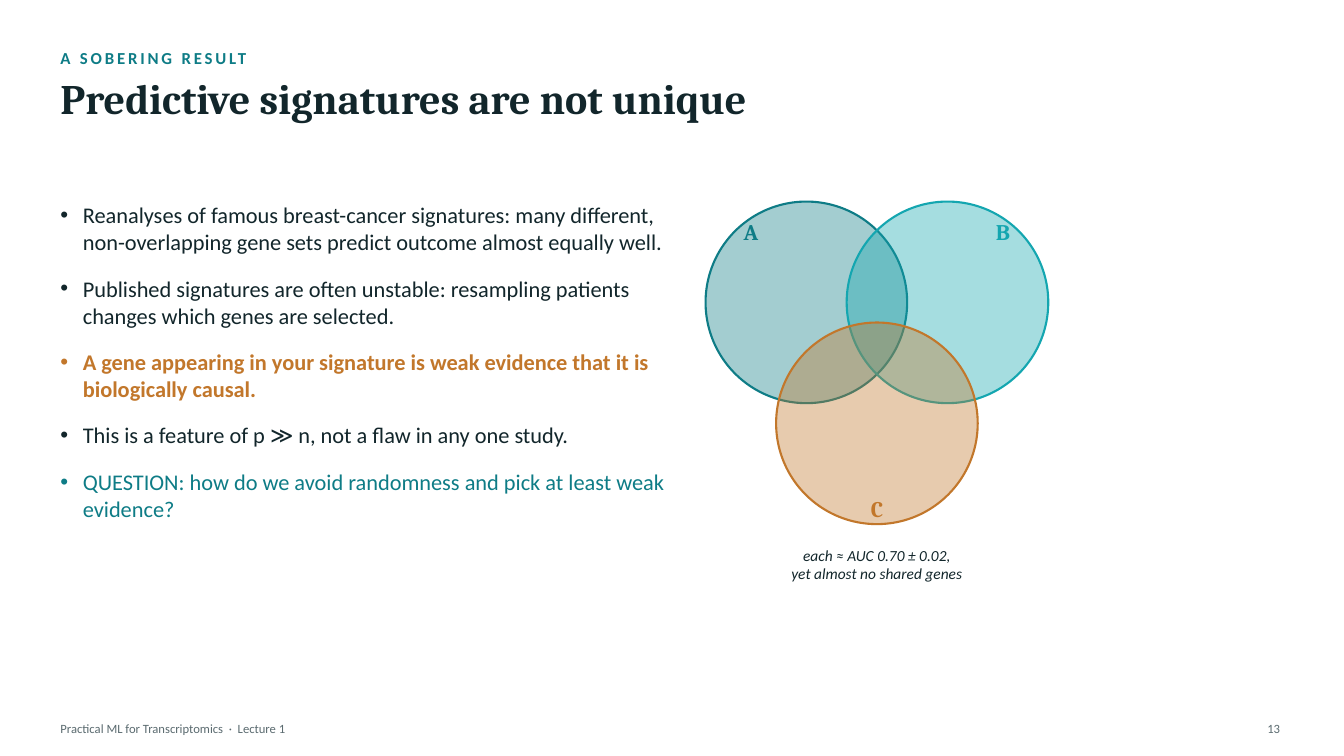
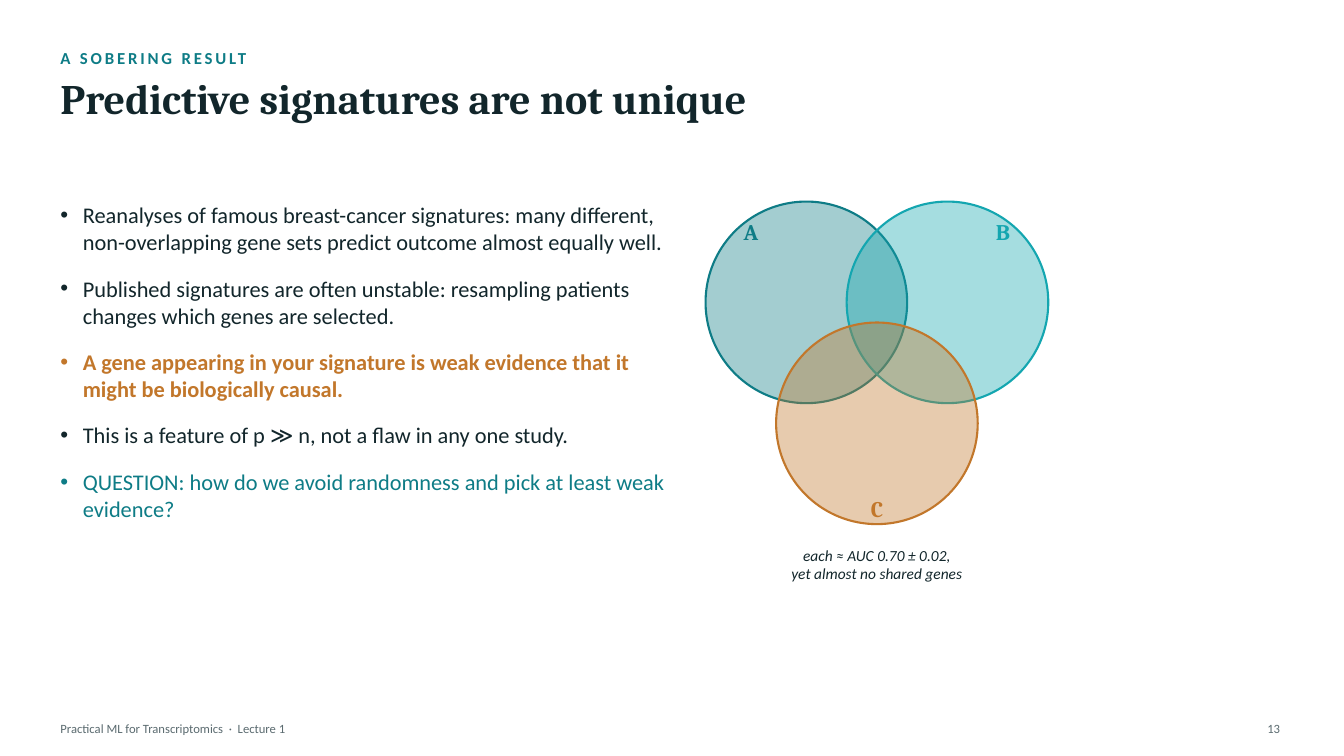
Before and after one commit to zhanyinx/ml26, a slide deck: slide 13 of lessons/lesson01_biological_question/theory/slides/Lecture1 - From Biological Question to ML Problem.pptx. Drawn at 1344x756 pixels with LibreOffice and Linux fonts; fonts in the diff are those of the drawing. Boxes give left, top, right and bottom in pixels: in the first picture for what was removed or moved away, otherwise in the second. Text is boxed around its words. In the diff, an @@ line names an element or a change of style, - is before the commit and + after.

```diff
--- a/lessons/lesson01_biological_question/theory/slides/Lecture1 - From Biological Question to ML Problem.pptx
+++ b/lessons/lesson01_biological_question/theory/slides/Lecture1 - From Biological Question to ML Problem.pptx
@@ text at (x1=83, y1=354, x2=629, y2=401): text changed @@
-• A gene appearing in your signature is weak evidence that it is biologically causal.
+• A gene appearing in your signature is weak evidence that it might be biologically causal.
```
Also in this commit, not shown: 7 other slides changed.
